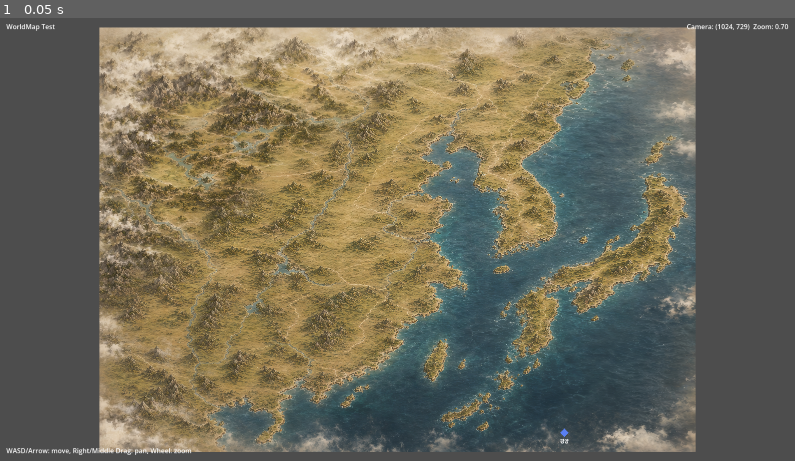
Above: before the commit, frame 1.
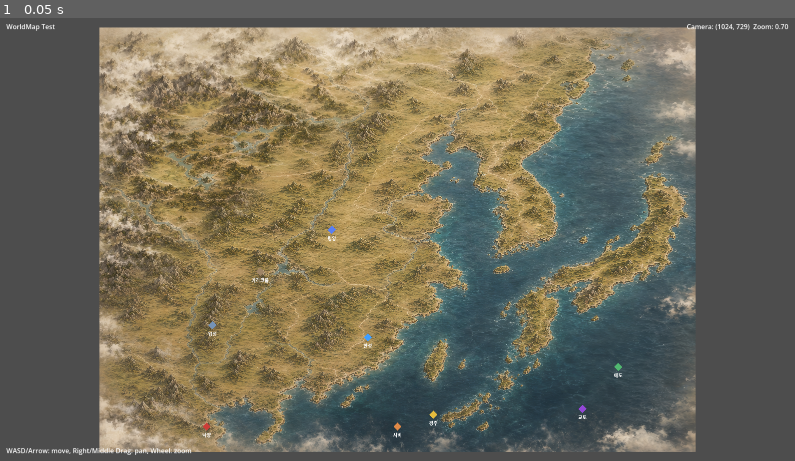
Above: after the commit, the same moment.

Repository: kimjak-app/SamWar_BattleLab
Game: Godot game, scene res://WorldMap_Test.tscn
The game is run twice, just before and just after one commit, with the same random seed, the same clock (stepped at 60 frames per second) and the same inputs. This scene is started directly instead of the project's main scene.
Inputs:
- Up to frame 1 (0.05 s): no input

The runs differ from the first frame. In frame 1, 0.2% of the frame differs, in the area x 25-79%, y 46-97%.

Commit message:
[v0.68b-2-hotfix1 WorldMap City Marker Coordinate Space Fix]

Diff:
--- a/WorldMap_Test.tscn
+++ b/WorldMap_Test.tscn
@@ -11,38 +11,46 @@
 script = ExtResource("1_worldmap_test")
 
 [node name="WorldMapRoot" type="Node2D" parent="."]
+position = Vector2(0, 0)
 
 [node name="WorldMapTileLayer" type="Node2D" parent="WorldMapRoot"]
+position = Vector2(0, 0)
 
 [node name="Tile_A1_TopLeft" type="Sprite2D" parent="WorldMapRoot/WorldMapTileLayer"]
+position = Vector2(0, 0)
 centered = false
 texture = ExtResource("2_tile_a1")
 
 [node name="Tile_A2_TopRight" type="Sprite2D" parent="WorldMapRoot/WorldMapTileLayer"]
+position = Vector2(1024, 0)
 centered = false
 texture = ExtResource("3_tile_a2")
 
 [node name="Tile_B1_BottomLeft" type="Sprite2D" parent="WorldMapRoot/WorldMapTileLayer"]
+position = Vector2(0, 1024)
 centered = false
 texture = ExtResource("4_tile_b1")
 
 [node name="Tile_B2_BottomRight" type="Sprite2D" parent="WorldMapRoot/WorldMapTileLayer"]
+position = Vector2(1024, 1024)
 centered = false
 texture = ExtResource("5_tile_b2")
 
 [node name="RouteLayer" type="Node2D" parent="WorldMapRoot"]
+position = Vector2(0, 0)
 
 [node name="CityLayer" type="Node2D" parent="WorldMapRoot"]
+position = Vector2(0, 0)
 
 [node name="CityMarker_Luoyang" type="Node2D" parent="WorldMapRoot/CityLayer"]
-position = Vector2(737, 2744)
+position = Vector2(369, 1372)
 script = ExtResource("6_city_marker")
 city_id = "luoyang"
 display_name = "낙양"
 region_id = "region.china_mainland"
 owner_faction_id = "chu"
 neighbors = Array[String](["yecheng", "chengdu", "jianye"])
-web_seed_position = Vector2(737, 2744)
+web_seed_position = Vector2(369, 1372)
 
 [node name="MarkerBody" type="Polygon2D" parent="WorldMapRoot/CityLayer/CityMarker_Luoyang"]
 color = Color(0.8, 0.24, 0.22, 1)
@@ -57,14 +65,14 @@
 horizontal_alignment = 1
 
 [node name="CityMarker_Yecheng" type="Node2D" parent="WorldMapRoot/CityLayer"]
-position = Vector2(778, 2048)
+position = Vector2(389, 1024)
 script = ExtResource("6_city_marker")
 city_id = "yecheng"
 display_name = "업성"
 region_id = "region.china_mainland"
 owner_faction_id = "wei"
 neighbors = Array[String](["luoyang", "jianye", "karakorum"])
-web_seed_position = Vector2(778, 2048)
+web_seed_position = Vector2(389, 1024)
 
 [node name="MarkerBody" type="Polygon2D" parent="WorldMapRoot/CityLayer/CityMarker_Yecheng"]
 color = Color(0.46, 0.58, 0.72, 1)
@@ -79,14 +87,14 @@
 horizontal_alignment = 1
 
 [node name="CityMarker_Chengdu" type="Node2D" parent="WorldMapRoot/CityLayer"]
-position = Vector2(573, 3441)
+position = Vector2(287, 1720)
 script = ExtResource("6_city_marker")
 city_id = "chengdu"
 display_name = "성도"
 region_id = "region.china_mainland"
 owner_faction_id = "shu"
 neighbors = Array[String](["luoyang", "jianye"])
-web_seed_position = Vector2(573, 3441)
+web_seed_position = Vector2(287, 1720)
 
 [node name="MarkerBody" type="Polygon2D" parent="WorldMapRoot/CityLayer/CityMarker_Chengdu"]
 color = Color(0.18, 0.58, 0.32, 1)
@@ -101,7 +109,7 @@
 horizontal_alignment = 1
 
 [node name="CityMarker_Jianye" type="Node2D" parent="WorldMapRoot/CityLayer"]
-position = Vector2(1065, 3604)
+position = Vector2(532, 1802)
 script = ExtResource("6_city_marker")
 city_id = "jianye"
 display_name = "건업"
@@ -111,7 +119,7 @@
 route_types = {
 "sabi": "sea"
 }
-web_seed_position = Vector2(1065, 3604)
+web_seed_position = Vector2(532, 1802)
 
 [node name="MarkerBody" type="Polygon2D" parent="WorldMapRoot/CityLayer/CityMarker_Jianye"]
 color = Color(0.28, 0.72, 0.76, 1)
@@ -126,7 +134,7 @@
 horizontal_alignment = 1
 
 [node name="CityMarker_Karakorum" type="Node2D" parent="WorldMapRoot/CityLayer"]
-position = Vector2(1106, 1679)
+position = Vector2(553, 840)
 script = ExtResource("6_city_marker")
 city_id = "karakorum"
 display_name = "카라코룸"
@@ -137,7 +145,7 @@
 "pyeongyang": "land",
 "yecheng": "land"
 }
-web_seed_position = Vector2(1106, 1679)
+web_seed_position = Vector2(553, 840)
 
 [node name="MarkerBody" type="Polygon2D" parent="WorldMapRoot/CityLayer/CityMarker_Karakorum"]
 color = Color(0.62, 0.52, 0.4, 1)
@@ -152,14 +160,14 @@
 horizontal_alignment = 1
 
 [node name="CityMarker_Pyeongyang" type="Node2D" parent="WorldMapRoot/CityLayer"]
-position = Vector2(1597, 1393)
+position = Vector2(799, 696)
 script = ExtResource("6_city_marker")
 city_id = "pyeongyang"
 display_name = "평양"
 region_id = "region.korean_peninsula"
 owner_faction_id = "goguryeo"
 neighbors = Array[String](["hanseong", "karakorum"])
-web_seed_position = Vector2(1597, 1393)
+web_seed_position = Vector2(799, 696)
 
 [node name="MarkerBody" type="Polygon2D" parent="WorldMapRoot/CityLayer/CityMarker_Pyeongyang"]
 color = Color(0.35, 0.5, 0.95, 1)
@@ -174,14 +182,14 @@
 horizontal_alignment = 1
 
 [node name="CityMarker_Hanseong" type="Node2D" parent="WorldMapRoot/CityLayer"]
-position = Vector2(1843, 2130)
+position = Vector2(922, 1065)
 script = ExtResource("6_city_marker")
 city_id = "hanseong"
 display_name = "한성"
 region_id = "region.korean_peninsula"
 owner_faction_id = "player"
 neighbors = Array[String](["pyeongyang", "gyeongju", "sabi"])
-web_seed_position = Vector2(1843, 2130)
+web_seed_position = Vector2(922, 1065)
 
 [node name="MarkerBody" type="Polygon2D" parent="WorldMapRoot/CityLayer/CityMarker_Hanseong"]
 color = Color(0.25, 0.62, 1, 1)
@@ -196,7 +204,7 @@
 horizontal_alignment = 1
 
 [node name="CityMarker_Gyeongju" type="Node2D" parent="WorldMapRoot/CityLayer"]
-position = Vector2(2294, 2662)
+position = Vector2(1147, 1331)
 script = ExtResource("6_city_marker")
 city_id = "gyeongju"
 display_name = "경주"
@@ -207,7 +215,7 @@
 "kyoto": "sea",
 "osaka": "sea"
 }
-web_seed_position = Vector2(2294, 2662)
+web_seed_position = Vector2(1147, 1331)
 
 [node name="MarkerBody" type="Polygon2D" parent="WorldMapRoot/CityLayer/CityMarker_Gyeongju"]
 color = Color(0.9, 0.74, 0.24, 1)
@@ -222,7 +230,7 @@
 horizontal_alignment = 1
 
 [node name="CityMarker_Sabi" type="Node2D" parent="WorldMapRoot/CityLayer"]
-position = Vector2(2048, 2744)
+position = Vector2(1024, 1372)
 script = ExtResource("6_city_marker")
 city_id = "sabi"
 display_name = "사비"
@@ -233,7 +241,7 @@
 "jianye": "sea",
 "kyushu": "sea"
 }
-web_seed_position = Vector2(2048, 2744)
+web_seed_position = Vector2(1024, 1372)
 
 [node name="MarkerBody" type="Polygon2D" parent="WorldMapRoot/CityLayer/CityMarker_Sabi"]
 color = Color(0.88, 0.54, 0.28, 1)
@@ -248,7 +256,7 @@
 horizontal_alignment = 1
 
 [node name="CityMarker_Kyoto" type="Node2D" parent="WorldMapRoot/CityLayer"]
-position = Vector2(3318, 2621)
+position = Vector2(1659, 1311)
 script = ExtResource("6_city_marker")
 city_id = "kyoto"
 display_name = "교토"
@@ -258,7 +266,7 @@
 route_types = {
 "gyeongju": "sea"
 }
-web_seed_position = Vector2(3318, 2621)
+web_seed_position = Vector2(1659, 1311)
 
 [node name="MarkerBody" type="Polygon2D" parent="WorldMapRoot/CityLayer/CityMarker_Kyoto"]
 color = Color(0.58, 0.28, 0.84, 1)
@@ -273,7 +281,7 @@
 horizontal_alignment = 1
 
 [node name="CityMarker_Osaka" type="Node2D" parent="WorldMapRoot/CityLayer"]
-position = Vector2(3072, 3113)
+position = Vector2(1536, 1556)
 script = ExtResource("6_city_marker")
 city_id = "osaka"
 display_name = "오사카"
@@ -284,7 +292,7 @@
 "gyeongju": "sea",
 "kyushu": "sea"
 }
-web_seed_position = Vector2(3072, 3113)
+web_seed_position = Vector2(1536, 1556)
 
 [node name="MarkerBody" type="Polygon2D" parent="WorldMapRoot/CityLayer/CityMarker_Osaka"]
 color = Color(0.86, 0.48, 0.16, 1)
@@ -299,7 +307,7 @@
 horizontal_alignment = 1
 
 [node name="CityMarker_Kyushu" type="Node2D" parent="WorldMapRoot/CityLayer"]
-position = Vector2(2744, 3523)
+position = Vector2(1372, 1761)
 script = ExtResource("6_city_marker")
 city_id = "kyushu"
 display_name = "큐슈"
@@ -310,7 +318,7 @@
 "osaka": "sea",
 "sabi": "sea"
 }
-web_seed_position = Vector2(2744, 3523)
+web_seed_position = Vector2(1372, 1761)
 
 [node name="MarkerBody" type="Polygon2D" parent="WorldMapRoot/CityLayer/CityMarker_Kyushu"]
 color = Color(0.64, 0.42, 0.28, 1)
@@ -325,14 +333,14 @@
 horizontal_alignment = 1
 
 [node name="CityMarker_Edo" type="Node2D" parent="WorldMapRoot/CityLayer"]
-position = Vector2(3564, 2335)
+position = Vector2(1782, 1167)
 script = ExtResource("6_city_marker")
 city_id = "edo"
 display_name = "에도"
 region_id = "region.japanese_archipelago"
 owner_faction_id = "tokugawa"
 neighbors = Array[String](["kyoto"])
-web_seed_position = Vector2(3564, 2335)
+web_seed_position = Vector2(1782, 1167)
 
 [node name="MarkerBody" type="Polygon2D" parent="WorldMapRoot/CityLayer/CityMarker_Edo"]
 color = Color(0.32, 0.72, 0.44, 1)
@@ -347,13 +355,16 @@
 horizontal_alignment = 1
 
 [node name="ArmyLayer" type="Node2D" parent="WorldMapRoot"]
+position = Vector2(0, 0)
 
 [node name="EffectLayer" type="Node2D" parent="WorldMapRoot"]
+position = Vector2(0, 0)
 
 [node name="DebugLayer" type="Node2D" parent="WorldMapRoot"]
+position = Vector2(0, 0)
 
 [node name="WorldMapCamera" type="Camera2D" parent="."]
-position = Vector2(2048, 2048)
+position = Vector2(1024, 1024)
 zoom = Vector2(0.7, 0.7)
 enabled = true
 
--- a/scripts/worldmap_test.gd
+++ b/scripts/worldmap_test.gd
@@ -120,7 +120,7 @@
 func _get_primary_tile_size() -> Vector2:
 	if tile_a1_top_left.texture == null:
 		push_warning("WorldMap tile A1 texture is missing; using fallback layout size.")
-		return Vector2(2048.0, 2048.0)
+		return Vector2(1024.0, 1024.0)
 	return tile_a1_top_left.texture.get_size()
 
 
Not shown, changed: agent/CHANGELOG.md
Not shown, changed: agent/CURRENT_STATE.md
Not shown, changed: agent/HANDOFF_TO_CODEX.md
Not shown, changed: agent/NEXT_TASKS.md
Not shown, changed: agent/SESSION_LOG.md
Not shown, changed: agent/WORLDMAP_RULES.md
